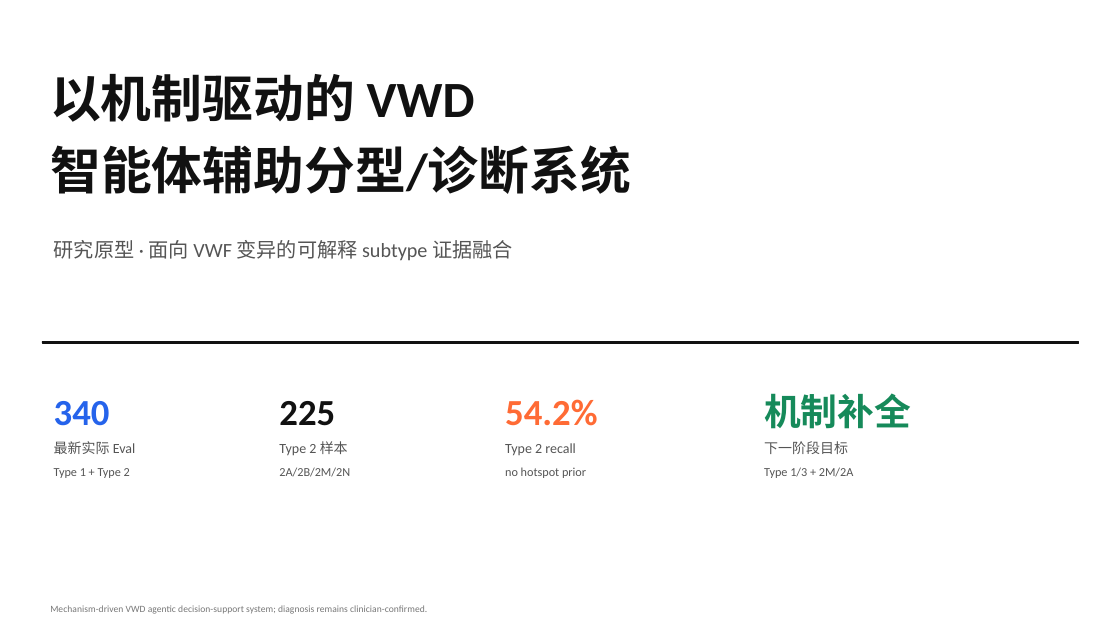
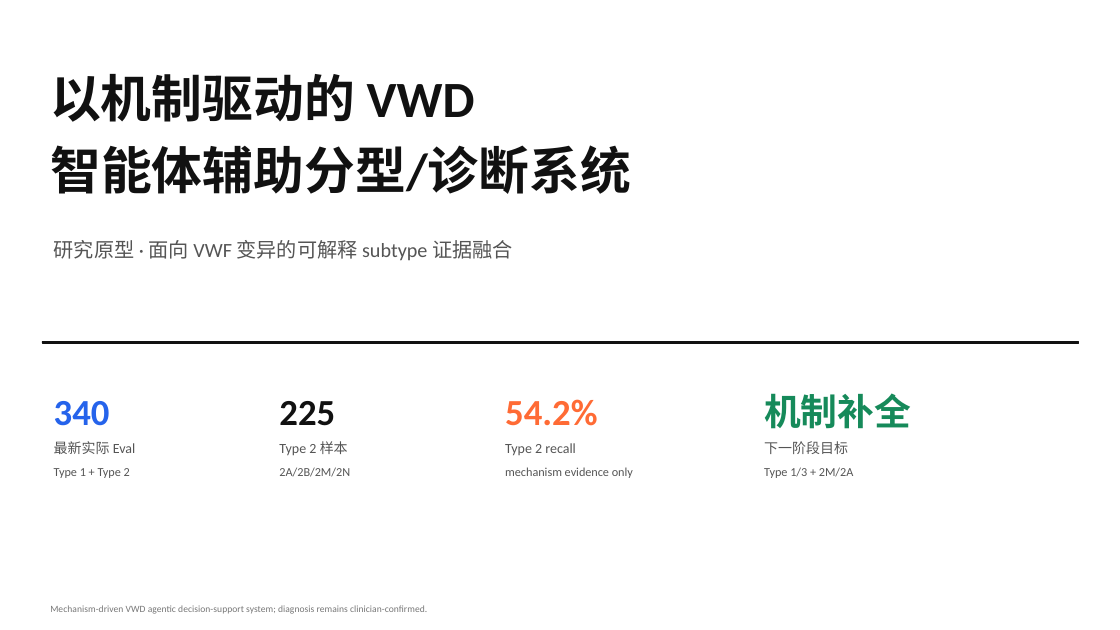
Before and after one commit to LukaDD7/VWF-ETHos, a slide deck: slide 1 of outputs/vwd_mechanism_driven_agentic_diagnosis_2026-06-29.pptx. Drawn at 1120x630 pixels with LibreOffice and Linux fonts; fonts in the diff are those of the drawing. Boxes give left, top, right and bottom in pixels: in the first picture for what was removed or moved away, otherwise in the second. Text is boxed around its words. In the diff, an @@ line names an element or a change of style, - is before the commit and + after.

Commit message:
clean presentation wording and document thresholds

```diff
--- a/outputs/vwd_mechanism_driven_agentic_diagnosis_2026-06-29.pptx
+++ b/outputs/vwd_mechanism_driven_agentic_diagnosis_2026-06-29.pptx
@@ text at (x1=505, y1=467, x2=633, y2=478): text changed @@
-no hotspot prior
+mechanism evidence only
```
Also in this commit, not shown: 5 other slides changed, 1 slide added, 2 other files.
